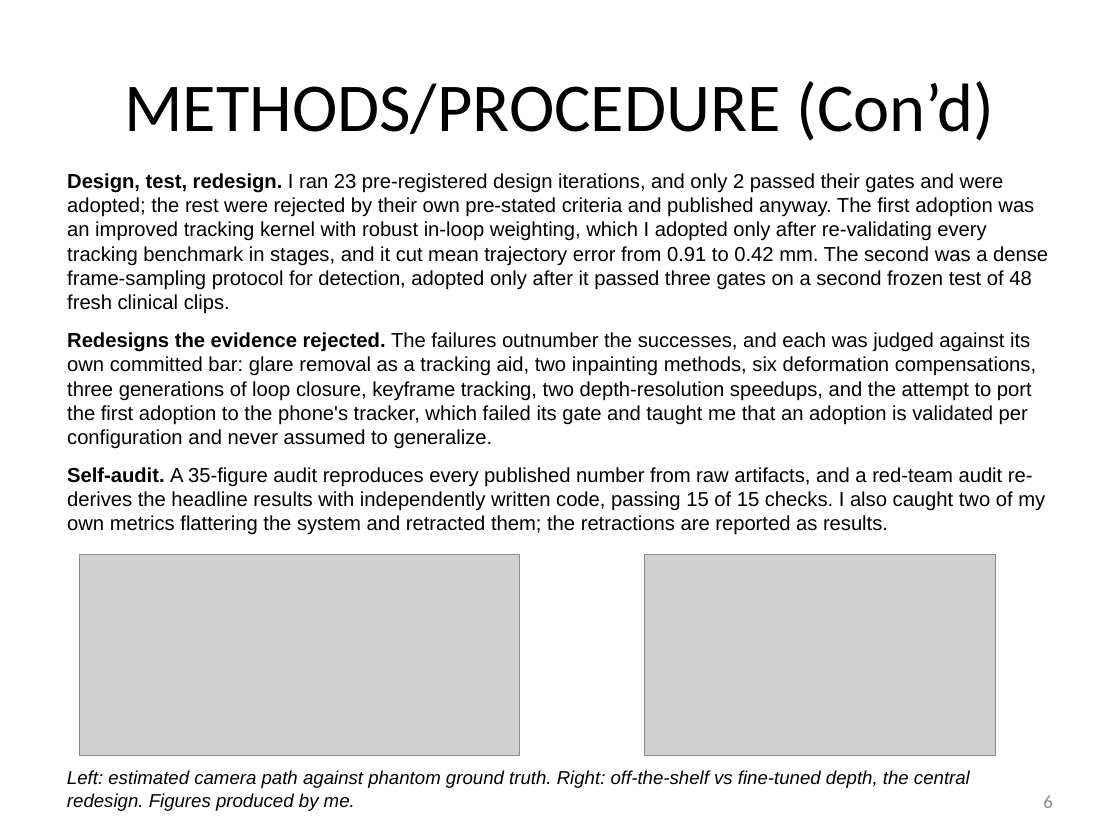
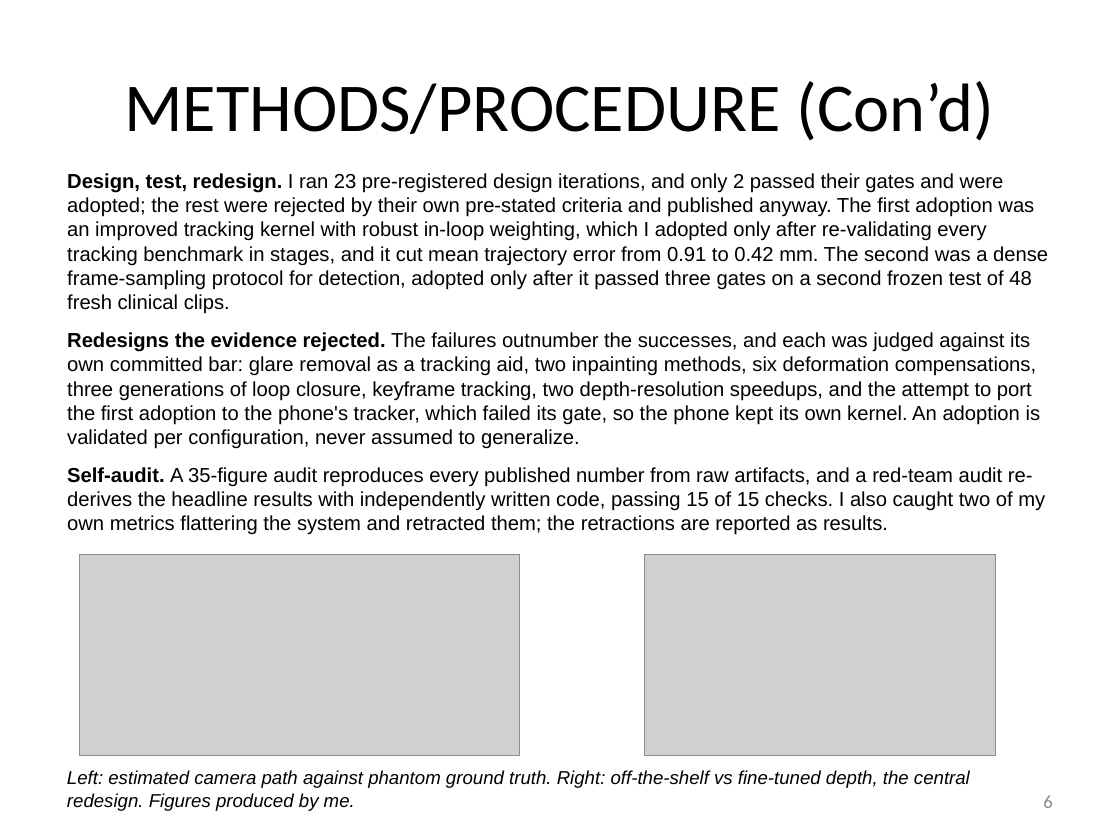
Before and after one commit to bluMoonx/EndoscopicMonocularSLAM, a slide deck: slide 6 of presentation/Argus_GSDSEF_2027_Digital_Presentation.pptx. Drawn at 1120x840 pixels with LibreOffice and Linux fonts; fonts in the diff are those of the drawing; grey boxes stand for pictures. Boxes give left, top, right and bottom in pixels: in the first picture for what was removed or moved away, otherwise in the second. Text is boxed around its words. In the diff, an @@ line names an element or a change of style, - is before the commit and + after.

```diff
--- a/presentation/Argus_GSDSEF_2027_Digital_Presentation.pptx
+++ b/presentation/Argus_GSDSEF_2027_Digital_Presentation.pptx
@@ text at (67,332,1041,449): text changed @@
-Redesigns the evidence rejected. The failures outnumber the successes, and each was judged against its own committed bar: glare removal as a tracking aid, two inpainting methods, six deformation compensations, three generations of loop closure, keyframe tracking, two depth-resolution speedups, and the attempt to port the first adoption to the phone's tracker, which failed its gate and taught me that an adoption is validated per configuration and never assumed to generalize.
+Redesigns the evidence rejected. The failures outnumber the successes, and each was judged against its own committed bar: glare removal as a tracking aid, two inpainting methods, six deformation compensations, three generations of loop closure, keyframe tracking, two depth-resolution speedups, and the attempt to port the first adoption to the phone's tracker, which failed its gate, so the phone kept its own kernel. An adoption is validated per configuration, never assumed to generalize.
```
Also in this commit, not shown: 9 other slides changed, 1 other file.
